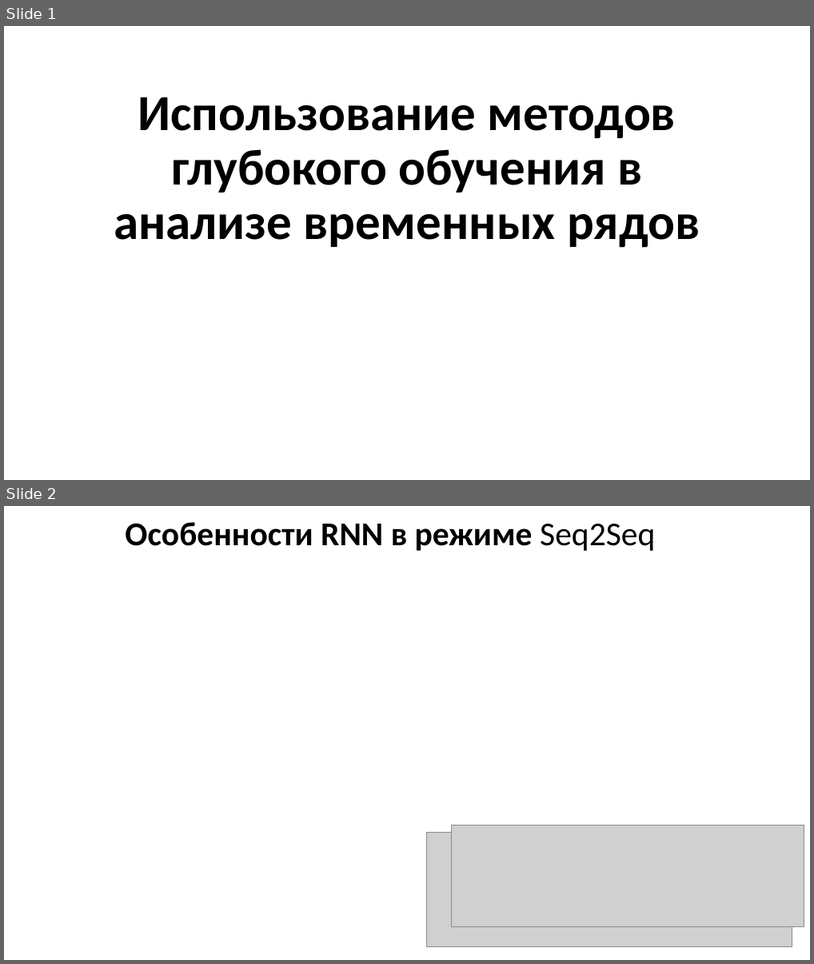
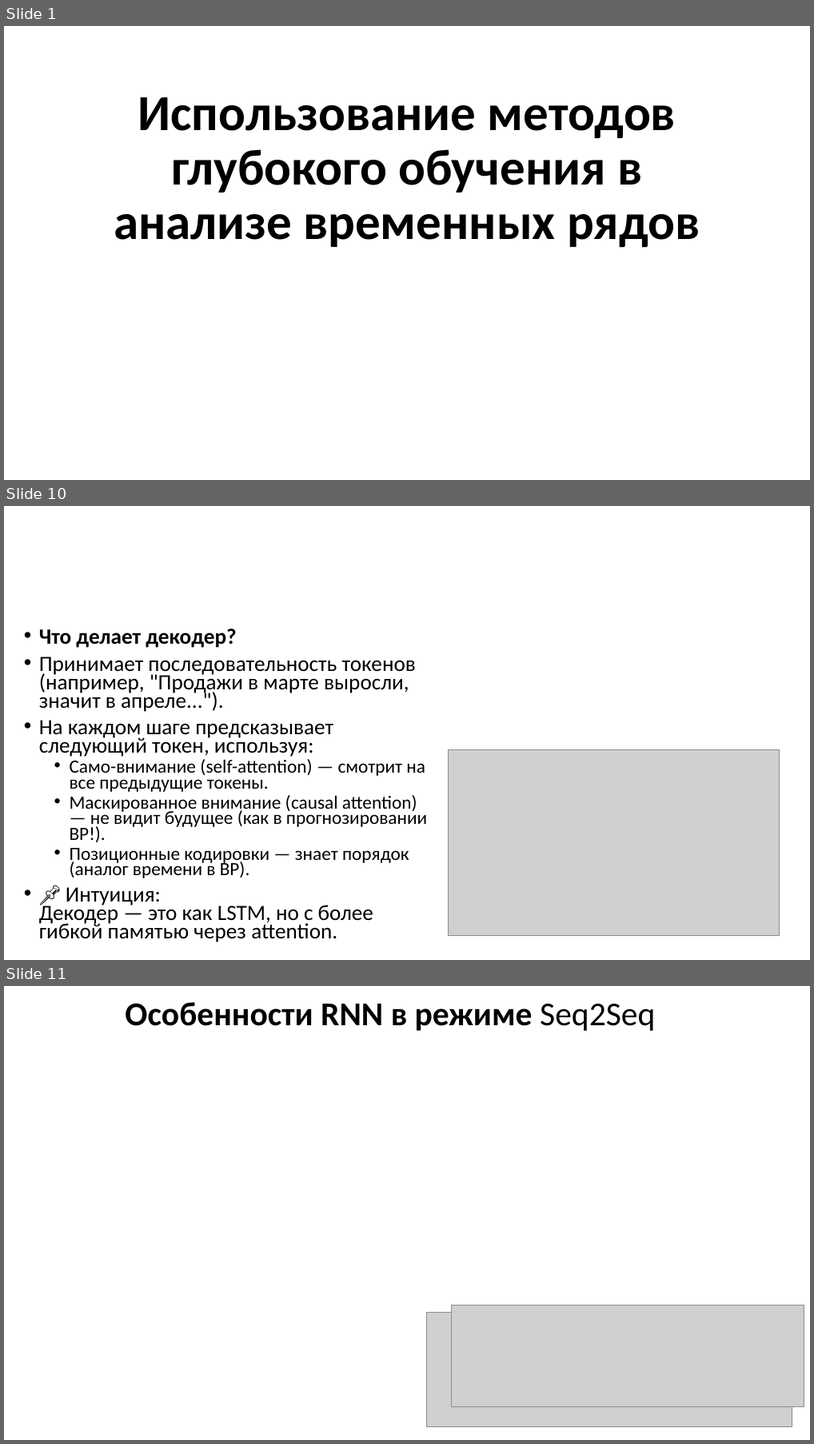
Before and after one commit to MVRonkin/TimeSeriesCourse, a slide deck: 2025/LEC/07-4 Foundation.pptx. Shown one above the other, each under a label of ours: slides 1 and 2 before the commit, slides 1, 10 and 11 after it; the slides between them are not shown. The pictures are 814x964 and 814x1444 pixels, drawn with LibreOffice and Linux fonts; fonts in the diff are those of the drawing; grey boxes stand for pictures. Boxes give left, top, right and bottom in pixels: in the first picture for what was removed or moved away, otherwise in the second. Text is boxed around its words. In the diff, an @@ line names an element or a change of style, - is before the commit and + after.

```diff
--- a/2025/LEC/07-4 Foundation.pptx
+++ b/2025/LEC/07-4 Foundation.pptx
@@ slide 10 added at (4, 506, 810, 960), background #FFFFFF @@
@@ text added at (39, 628, 427, 942), 25.9 pt, text #000000 @@
+• Что делает декодер?
+• Принимает последовательность токенов (например, "Продажи в марте выросли, значит в апреле...").
+• На каждом шаге предсказывает следующий токен, используя:
+  • Само-внимание (self-attention) — смотрит на все предыдущие токены.
+  • Маскированное внимание (causal attention) — не видит будущее (как в прогнозировании ВР!).
+  • Позиционные кодировки — знает порядок (аналог времени в ВР).
+• 📌 Интуиция:
+  Декодер — это как LSTM, но с более гибкой памятью через attention.
@@ picture added at (448, 749, 779, 936) @@
@@ what was slide 2 is now slide 11 @@
```
Also in this commit, not shown: 8 other slides added.
